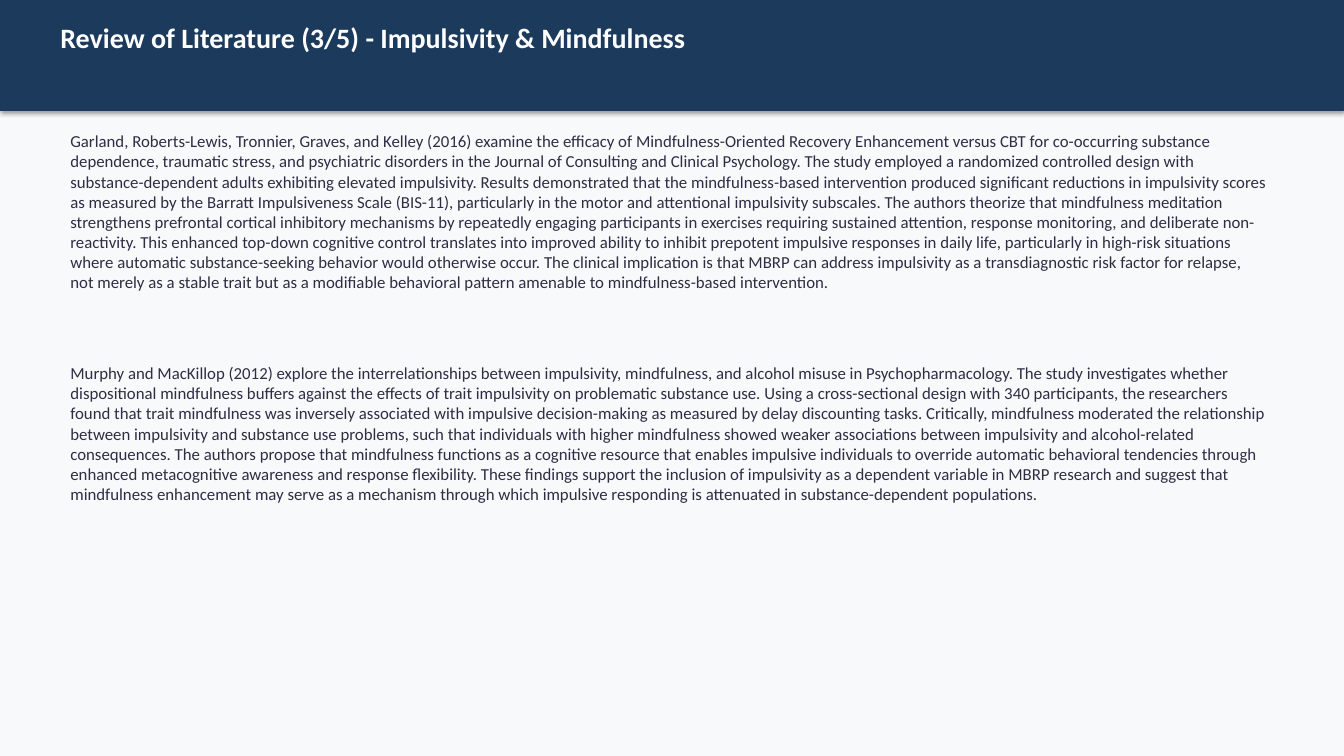
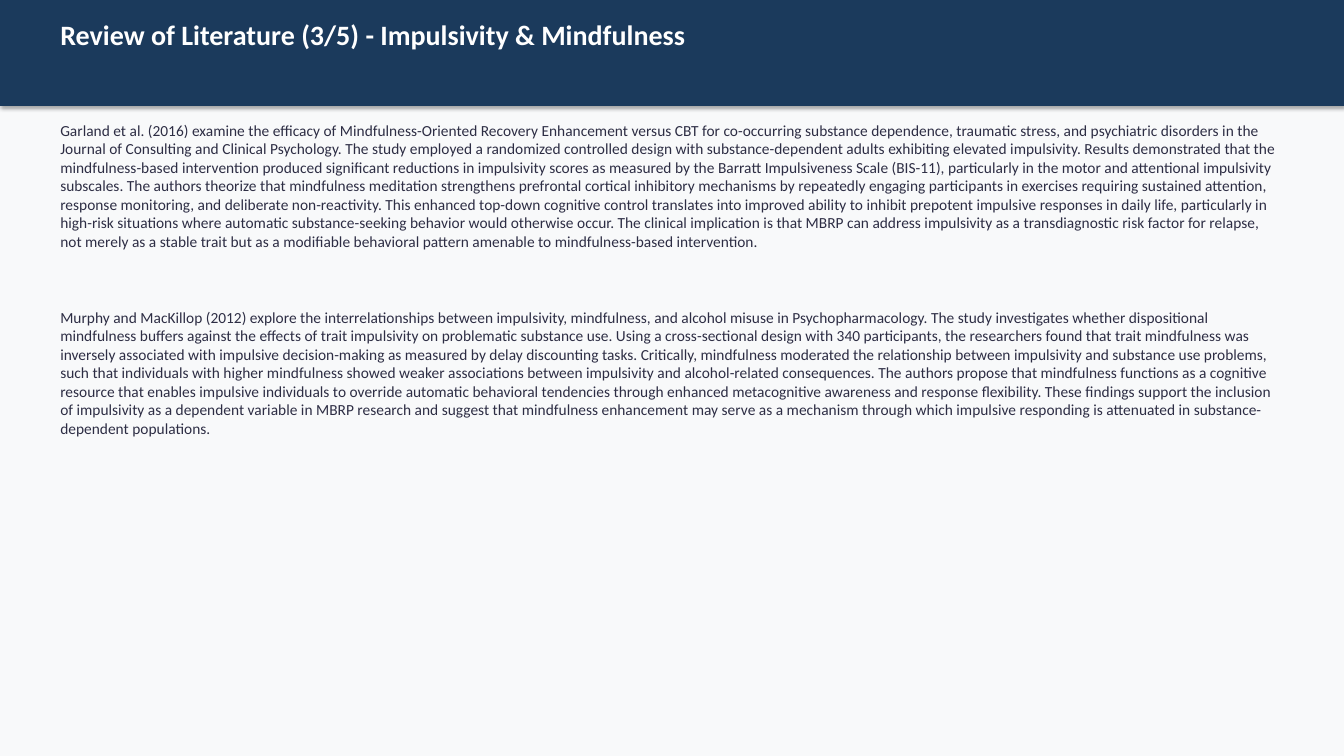
Before and after one commit to tejasdangodra786-byte/Dango-kiro, a slide deck: slide 10 of MBRP_Research_Synopsis_PPT.pptx. Drawn at 1344x756 pixels with LibreOffice and Linux fonts; fonts in the diff are those of the drawing. Boxes give left, top, right and bottom in pixels: in the first picture for what was removed or moved away, otherwise in the second. Text is boxed around its words. In the diff, an @@ line names an element or a change of style, - is before the commit and + after.

Commit message:
MBRP PPT v3: All corrections applied - OCDUS, 6 sessions/3 weeks, male justification, ANCOVA detail, null hypotheses, summary/conclusion, Man Nasha Mukti Kendra, APA7

```diff
--- a/MBRP_Research_Synopsis_PPT.pptx
+++ b/MBRP_Research_Synopsis_PPT.pptx
@@ rectangle: place and size @@
-rectangle at (0, 0, 1344, 111)
+rectangle at (0, 0, 1344, 106)
@@ text "Garland et al. (2016) examine ...": place and size @@
-text "Garland et al. (2016) examine ..." at (70, 135, 1266, 503)
+text "Garland et al. (2016) examine ..." at (60, 125, 1275, 437)
@@ text at (60, 125, 1275, 250): text changed; size 12 to 11 pt @@
-Garland, Roberts-Lewis, Tronnier, Graves, and Kelley (2016) examine the efficacy of Mindfulness-Oriented Recovery Enhancement versus CBT for co-occurring substance dependence, traumatic stress, and psychiatric disorders in the Journal of Consulting and Clinical Psychology. The study employed a randomized controlled design with substance-dependent adults exhibiting elevated impulsivity. Results demonstrated that the mindfulness-based intervention produced significant reductions in impulsivity scores as measured by the Barratt Impulsiveness Scale (BIS-11), particularly in the motor and attentional impulsivity subscales. The authors theorize that mindfulness meditation strengthens prefrontal cortical inhibitory mechanisms by repeatedly engaging participants in exercises requiring sustained attention, response monitoring, and deliberate non-reactivity. This enhanced top-down cognitive control translates into improved ability to inhibit prepotent impulsive responses in daily life, particularly in high-risk situations where automatic substance-seeking behavior would otherwise occur. The clinical implication is that MBRP can address impulsivity as a transdiagnostic risk factor for relapse, not merely as a stable trait but as a modifiable behavioral pattern amenable to mindfulness-based intervention.
+Garland et al. (2016) examine the efficacy of Mindfulness-Oriented Recovery Enhancement versus CBT for co-occurring substance dependence, traumatic stress, and psychiatric disorders in the Journal of Consulting and Clinical Psychology. The study employed a randomized controlled design with substance-dependent adults exhibiting elevated impulsivity. Results demonstrated that the mindfulness-based intervention produced significant reductions in impulsivity scores as measured by the Barratt Impulsiveness Scale (BIS-11), particularly in the motor and attentional impulsivity subscales. The authors theorize that mindfulness meditation strengthens prefrontal cortical inhibitory mechanisms by repeatedly engaging participants in exercises requiring sustained attention, response monitoring, and deliberate non-reactivity. This enhanced top-down cognitive control translates into improved ability to inhibit prepotent impulsive responses in daily life, particularly in high-risk situations where automatic substance-seeking behavior would otherwise occur. The clinical implication is that MBRP can address impulsivity as a transdiagnostic risk factor for relapse, not merely as a stable trait but as a modifiable behavioral pattern amenable to mindfulness-based intervention.
@@ text at (60, 312, 1271, 437): size 12 to 11 pt in "Murphy and MacKillop (2012) explore the interrelationships ..."; less space between paragraphs @@
```
Also in this commit, not shown: 34 other slides changed, 7 slides added, 3 slides removed, 1 other file.
